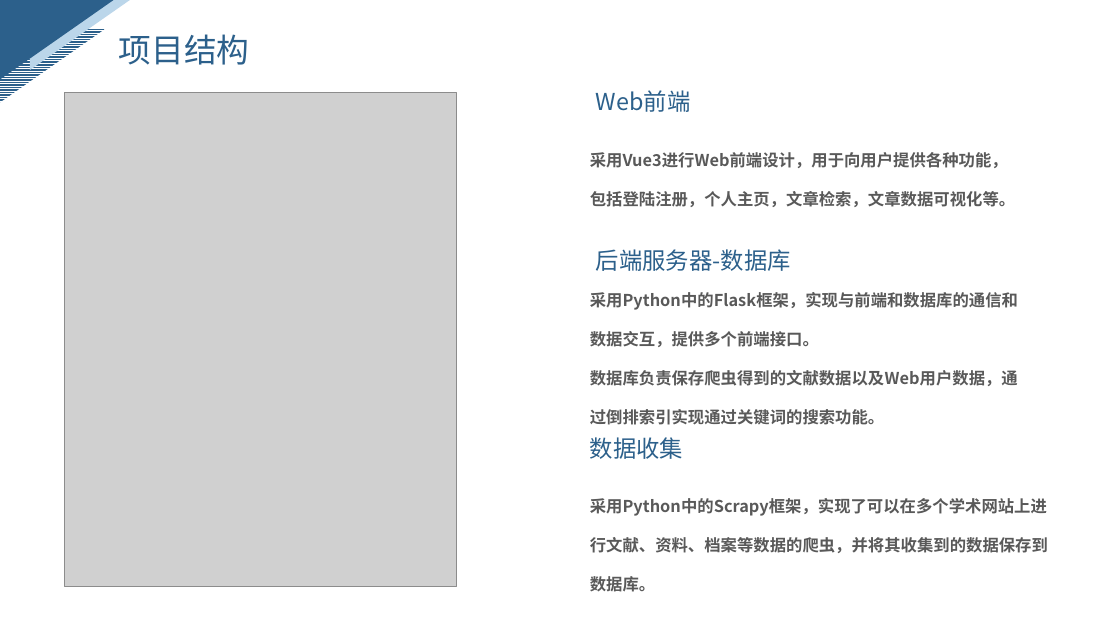
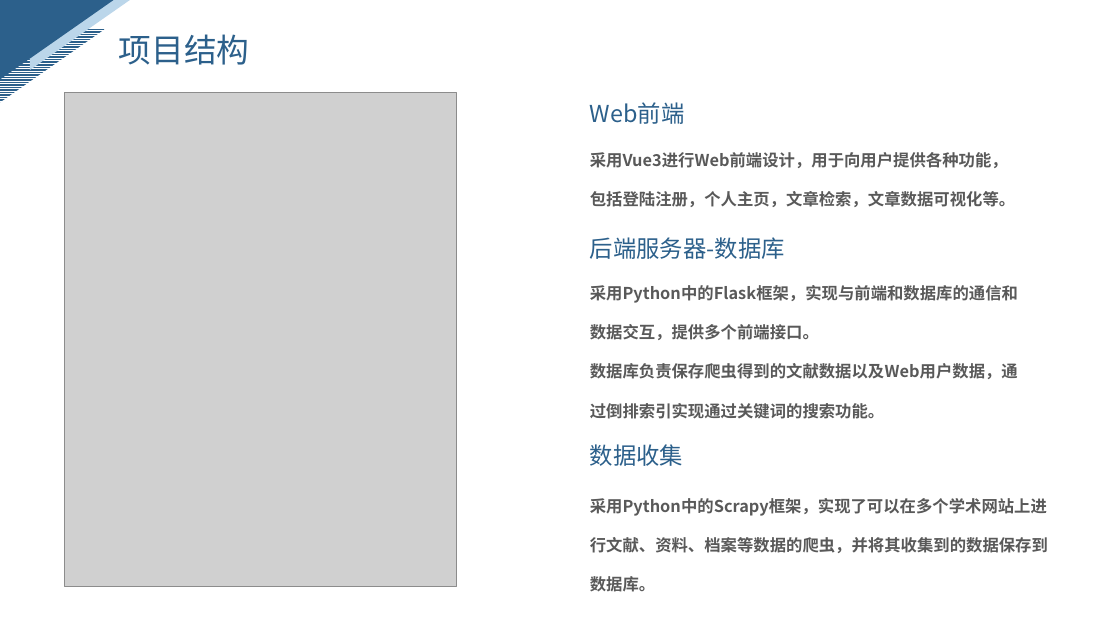
Before and after one commit to ZhangYHe/BIT-2023-ZYGC, a slide deck: slide 6 of doc/问题陈述.pptx (slide 5 before the commit). Drawn at 1120x630 pixels with LibreOffice and Linux fonts; fonts in the diff are those of the drawing; grey boxes stand for pictures. Boxes give left, top, right and bottom in pixels: in the first picture for what was removed or moved away, otherwise in the second. Text is boxed around its words. In the diff, an @@ line names an element or a change of style, - is before the commit and + after.

```diff
--- a/doc/问题陈述.pptx
+++ b/doc/问题陈述.pptx
@@ text "Web前端" moved from (x1=596, y1=90, x2=691, y2=112) to (x1=590, y1=102, x2=685, y2=124) @@
@@ text "后端服务器-数据库" moved from (x1=596, y1=249, x2=791, y2=271) to (x1=590, y1=237, x2=785, y2=259) @@
@@ text "采用Python中的Flask框架，实现与前端和数据库的通信和数据交互，提供多个前端接口。" moved from (x1=590, y1=292, x2=1018, y2=425) to (x1=590, y1=285, x2=1018, y2=419) @@
@@ text "数据收集" moved from (x1=590, y1=437, x2=683, y2=459) to (x1=590, y1=444, x2=683, y2=466) @@
```
Also in this commit, not shown: 6 other slides changed, 8 slides added.
